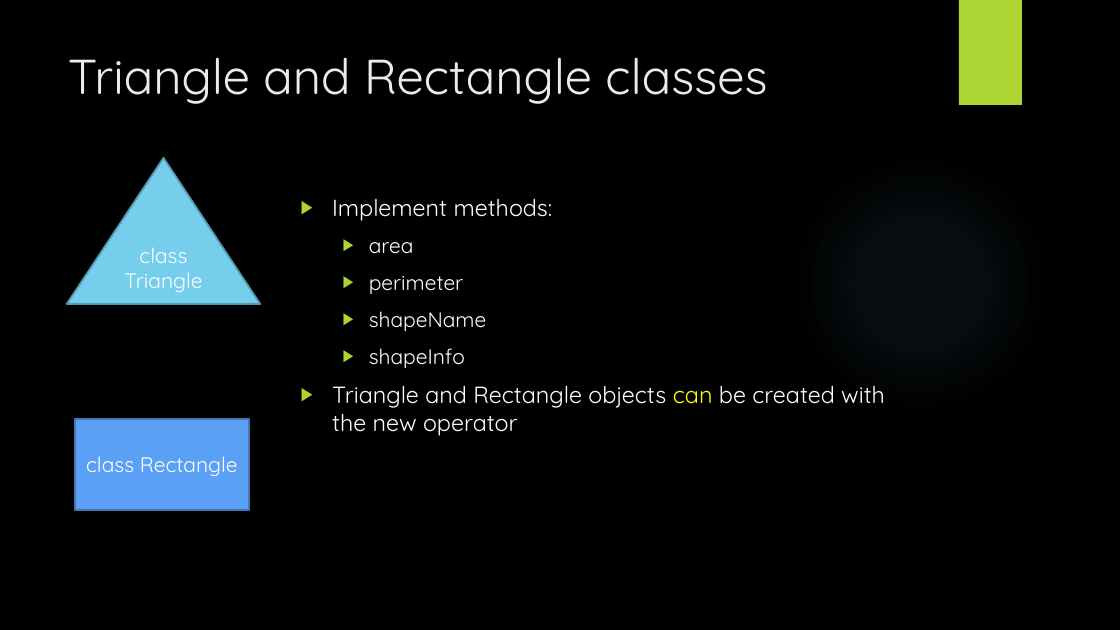
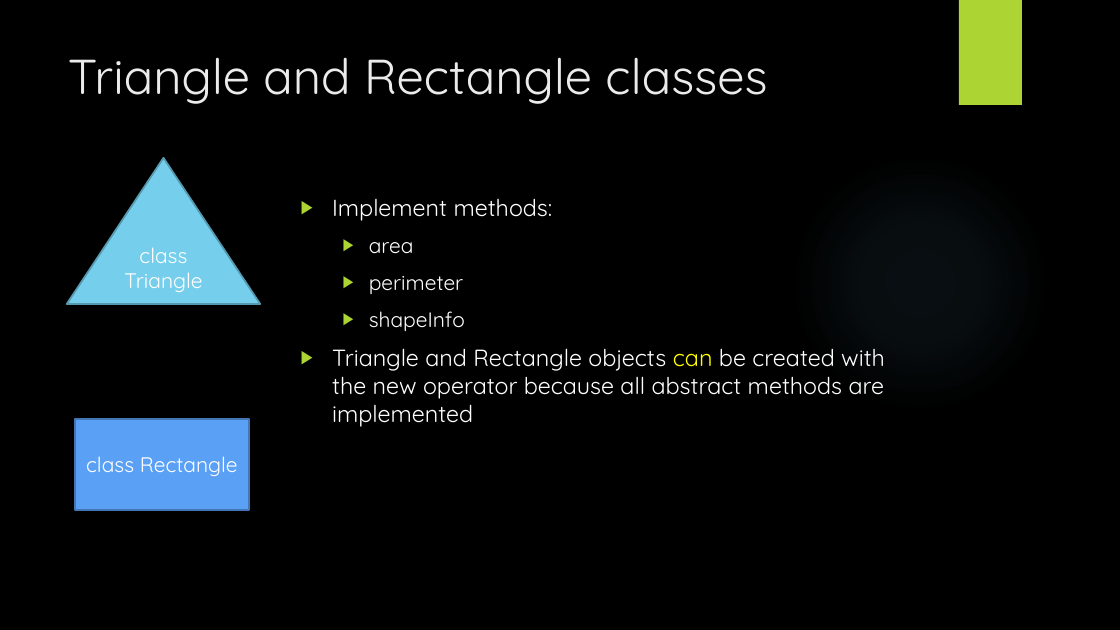
Before and after one commit to DrOldGuy/object-oriented-programming, a slide deck: slide 6 of The Shape of OOP.pptx. Drawn at 1120x630 pixels with LibreOffice and Linux fonts; fonts in the diff are those of the drawing; background and template pictures are left out. Boxes give left, top, right and bottom in pixels: in the first picture for what was removed or moved away, otherwise in the second. Text is boxed around its words. In the diff, an @@ line names an element or a change of style, - is before the commit and + after.

Commit message:
Refactored shapeInfo method

```diff
--- a/The Shape of OOP.pptx
+++ b/The Shape of OOP.pptx
@@ text at (369,311,486,331): paragraph removed @@
-  ▶ shapeName
@@ text at (332,348,885,427): text changed @@
-▶ Triangle and Rectangle objects can be created with the new operator
+▶ Triangle and Rectangle objects can be created with the new operator because all abstract methods are implemented
```
Also in this commit, not shown: 5 other slides changed, 6 other files.
